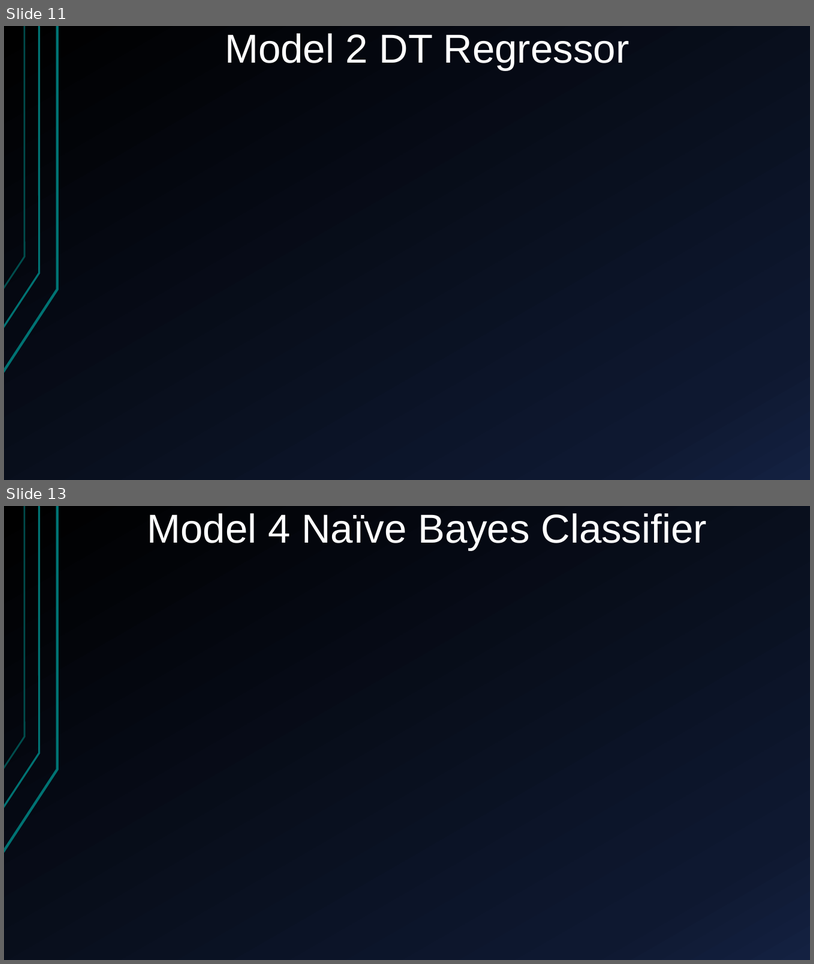
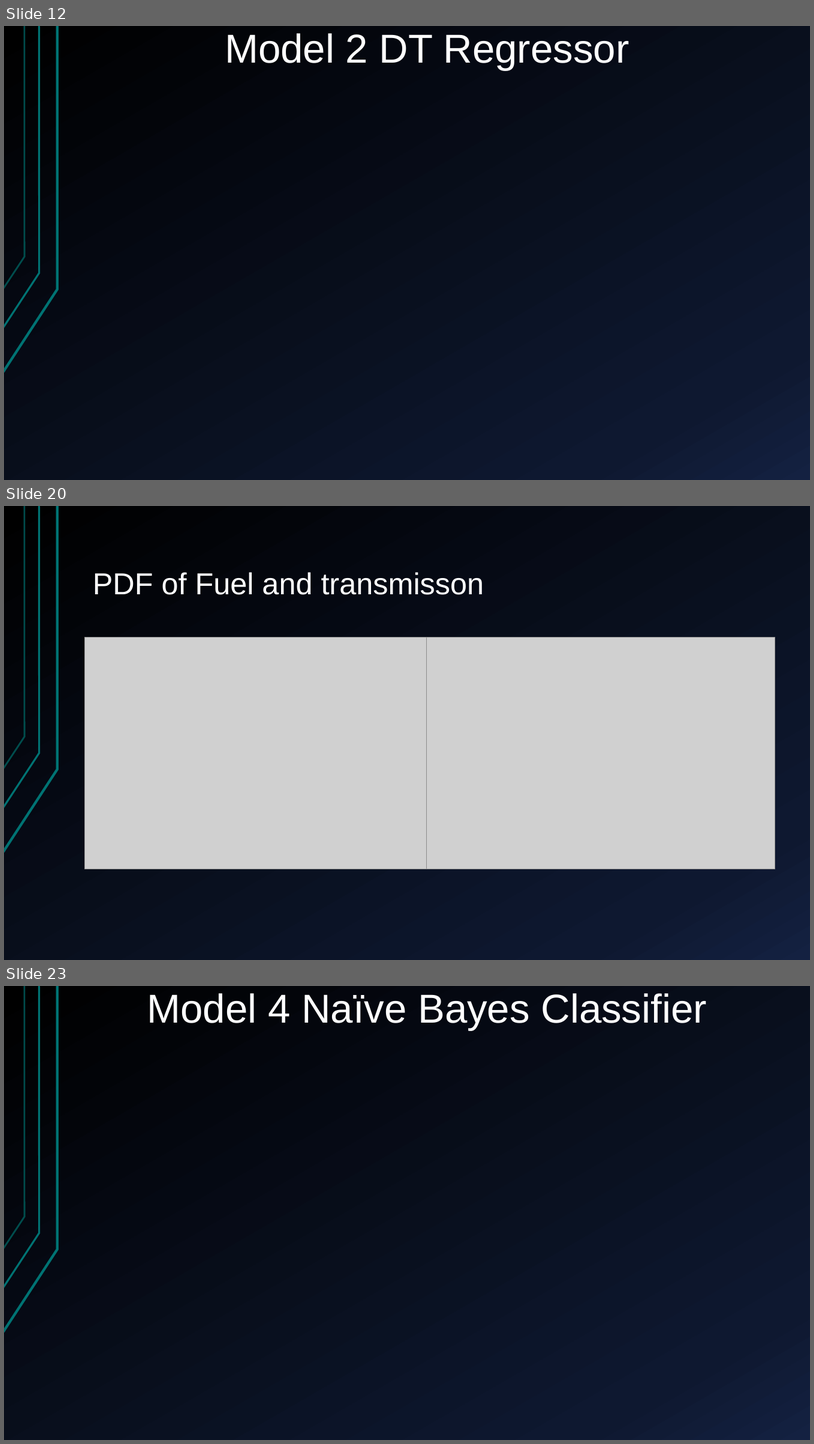
Before and after one commit to Alfons0329/Machine_Learning_Fall_2017, a slide deck: Final_proj/Presentation.pptx. Shown one above the other, each under a label of ours: slides 11 and 13 before the commit, slides 12, 20 and 23 after it; the slides between them are not shown. The pictures are 814x964 and 814x1444 pixels, drawn with LibreOffice and Linux fonts; fonts in the diff are those of the drawing; grey boxes stand for pictures. Boxes give left, top, right and bottom in pixels: in the first picture for what was removed or moved away, otherwise in the second. Text is boxed around its words. In the diff, an @@ line names an element or a change of style, - is before the commit and + after.

```diff
--- a/Final_proj/Presentation.pptx
+++ b/Final_proj/Presentation.pptx
@@ slide 20 added at <box>4,506,810,960</box>, background gradient #000000 to #0F1931 to #142242; not listed: 3 template elements that a slide beside it also shows @@
@@ title added at <box>93,572,485,595</box>, 36 pt, text #FFFFFF @@
+PDF of Fuel and transmisson
@@ picture added at <box>85,637,427,869</box> @@
@@ picture added at <box>427,637,776,869</box> @@
@@ what was slide 11 is now slide 12 @@
@@ what was slide 13 is now slide 23 @@
```
Also in this commit, not shown: 3 slides changed, 9 other slides added.
